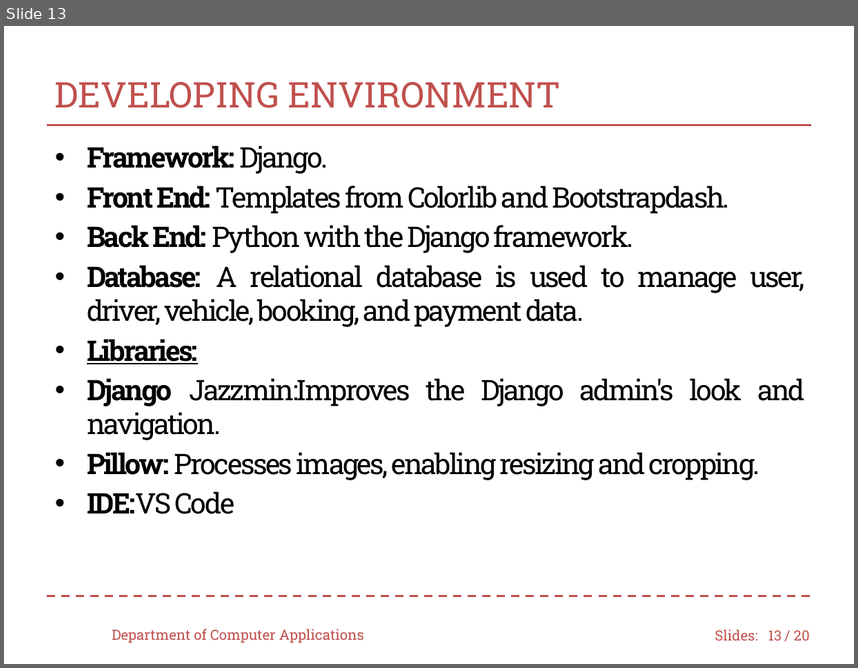
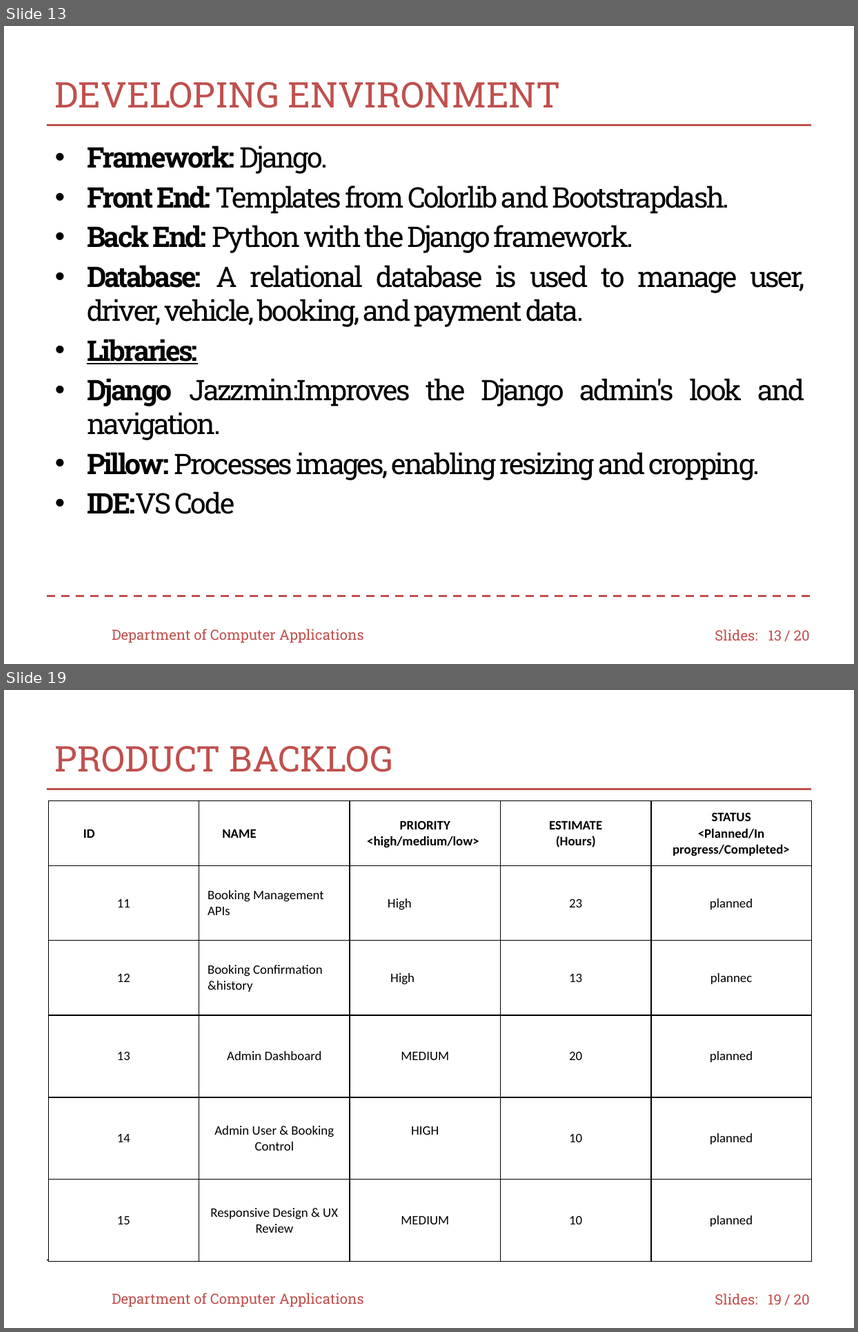
Before and after one commit to muhsina361/THE-COMMERCIAL-VEHICLE-BOOKING, a slide deck: minippt1.pptx. Shown one above the other, each under a label of ours: slide 13 before the commit, slides 13 and 19 after it; the slides between them are not shown. The pictures are 858x668 and 858x1332 pixels, drawn with LibreOffice and Linux fonts; fonts in the diff are those of the drawing; background and template pictures are left out. Boxes give left, top, right and bottom in pixels: in the first picture for what was removed or moved away, otherwise in the second. Text is boxed around its words. In the diff, an @@ line names an element or a change of style, - is before the commit and + after.

```diff
--- a/minippt1.pptx
+++ b/minippt1.pptx
@@ slide 19 added at box(4, 690, 854, 1328), background #FFFFFF; not listed: 4 template elements that a slide beside it also shows @@
@@ title added at box(55, 746, 393, 772), 30 pt, text #C0504D @@
+PRODUCT BACKLOG
@@ table added at box(48, 800, 811, 1261), 6 rows, 5 columns @@
+ID | NAME | PRIORITY / <high/medium/low> | ESTIMATE / (Hours) | STATUS / <Planned/In progress/Completed>
+11 | Booking Management APIs | High | 23 | planned
+12 | Booking Confirmation &history | High | 13 | plannec
+13 | Admin Dashboard | MEDIUM | 20 | planned
+14 | Admin User & Booking Control | HIGH | 10 | planned
+15 | Responsive Design & UX Review | MEDIUM | 10 | planned
@@ text added at box(112, 1292, 364, 1306), 12 pt, text #C0504D @@
+Department of Computer Applications
@@ page number added at box(768, 1294, 782, 1304), 12 pt, text #C0504D @@
+19
```
Also in this commit, not shown: 14 slides changed, 5 other slides added.
